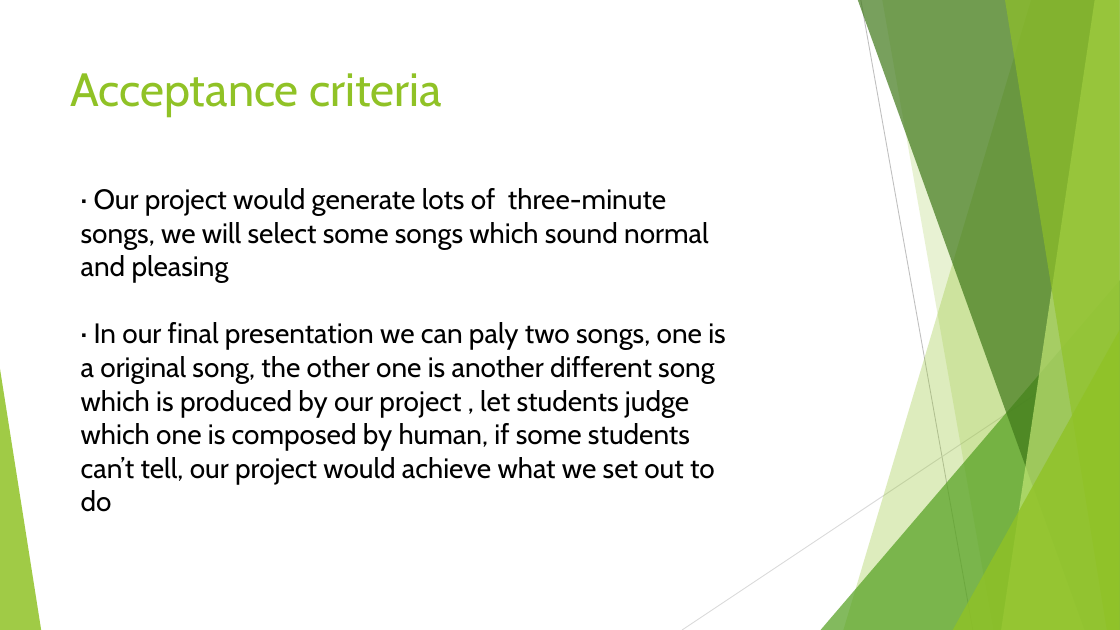
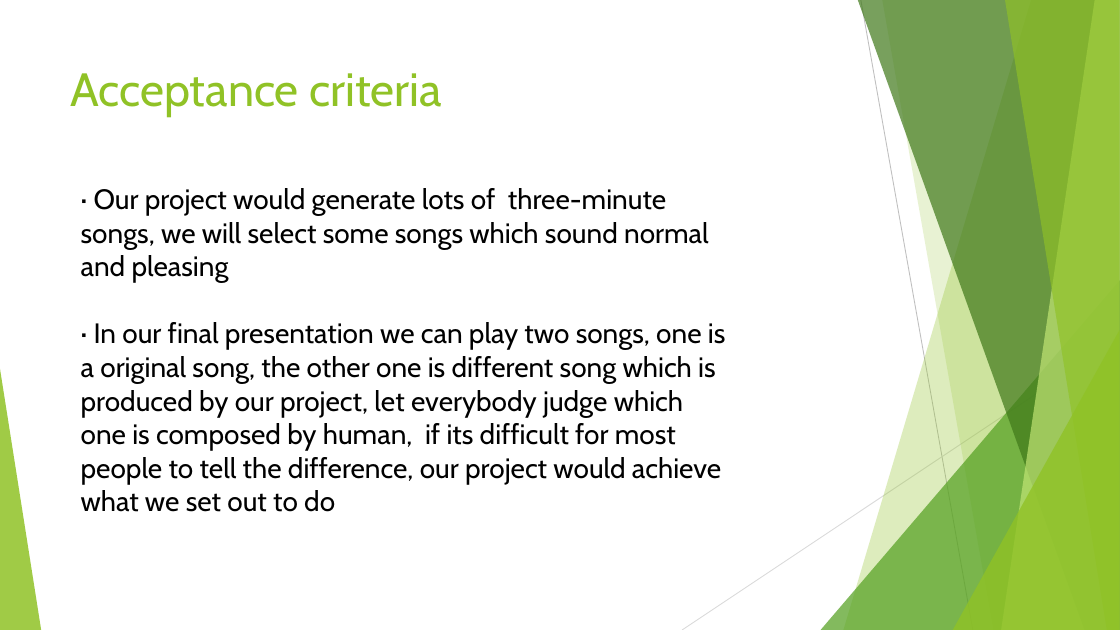
Before and after one commit to yingy4/Team4-Final-Project, a slide deck: slide 7 of smart music composer.pptx. Drawn at 1120x630 pixels with LibreOffice and Linux fonts; fonts in the diff are those of the drawing. Boxes give left, top, right and bottom in pixels: in the first picture for what was removed or moved away, otherwise in the second. Text is boxed around its words. In the diff, an @@ line names an element or a change of style, - is before the commit and + after.

Commit message:
update PPT

```diff
--- a/smart music composer.pptx
+++ b/smart music composer.pptx
@@ text at box(81, 322, 726, 512): text changed @@
-· In our final presentation we can paly two songs, one is a original song, the other one is another different song which is produced by our project , let students judge which one is composed by human, if some students can’t tell, our project would achieve what we set out to do
+· In our final presentation we can play two songs, one is a original song, the other one is different song which is produced by our project, let everybody judge which one is composed by human, if its difficult for most people to tell the difference, our project would achieve what we set out to do
```
Also in this commit, not shown: 6 other slides changed, 1 other file.
